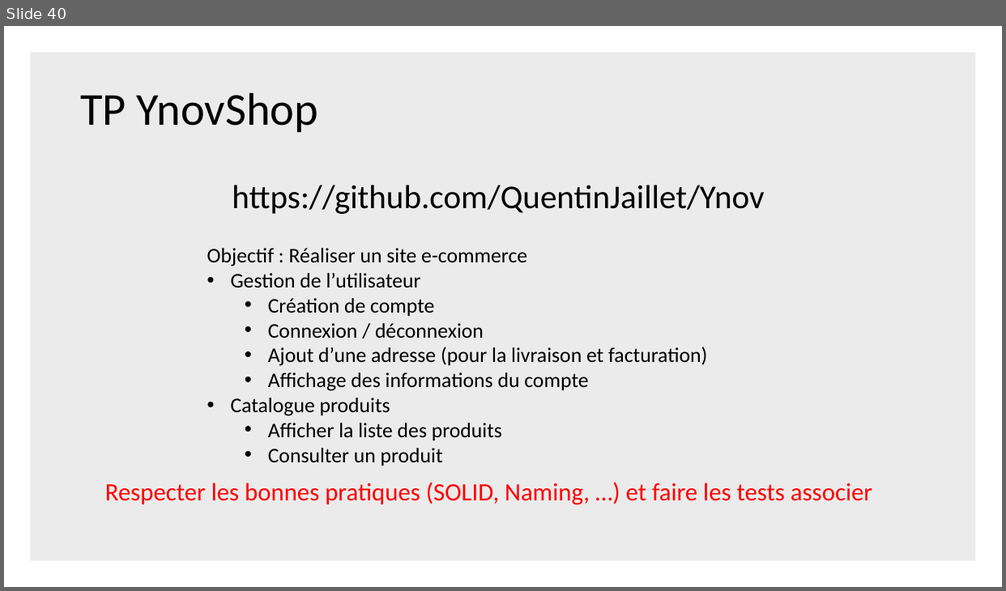
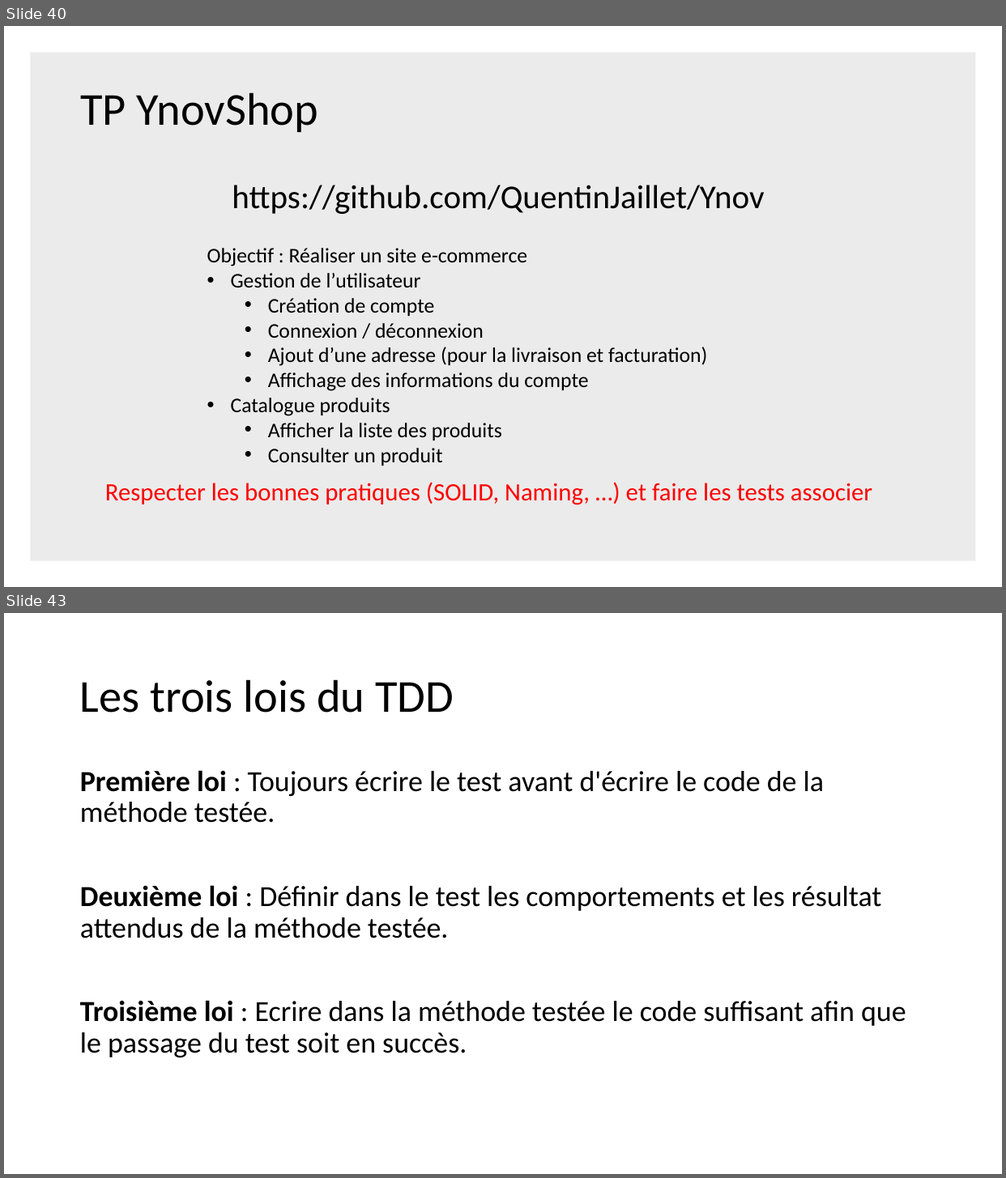
Before and after one commit to QuentinJaillet/Ynov, a slide deck: Documentation/METHODOLOGIE DE TESTS & TESTS UNITAIRES.pptx. Shown one above the other, each under a label of ours: slide 40 before the commit, slides 40 and 43 after it; the slides between them are not shown. The pictures are 1006x591 and 1006x1178 pixels, drawn with LibreOffice and Linux fonts; fonts in the diff are those of the drawing. Boxes give left, top, right and bottom in pixels: in the first picture for what was removed or moved away, otherwise in the second. Text is boxed around its words. In the diff, an @@ line names an element or a change of style, - is before the commit and + after.

```diff
--- a/Documentation/METHODOLOGIE DE TESTS & TESTS UNITAIRES.pptx
+++ b/Documentation/METHODOLOGIE DE TESTS & TESTS UNITAIRES.pptx
@@ slide 43 added at [4,613,1002,1174], background #FFFFFF @@
@@ title added at [80,679,454,713], 44 pt, text #000000 @@
+Les trois lois du TDD
@@ text added at [80,770,906,1058], 28 pt, text #000000 @@
+Première loi : Toujours écrire le test avant d'écrire le code de la méthode testée.
+Deuxième loi : Définir dans le test les comportements et les résultat attendus de la méthode testée.
+Troisième loi : Ecrire dans la méthode testée le code suffisant afin que le passage du test soit en succès.
```
Also in this commit, not shown: 2 slides changed, 9 other slides added, 1 slide removed.
